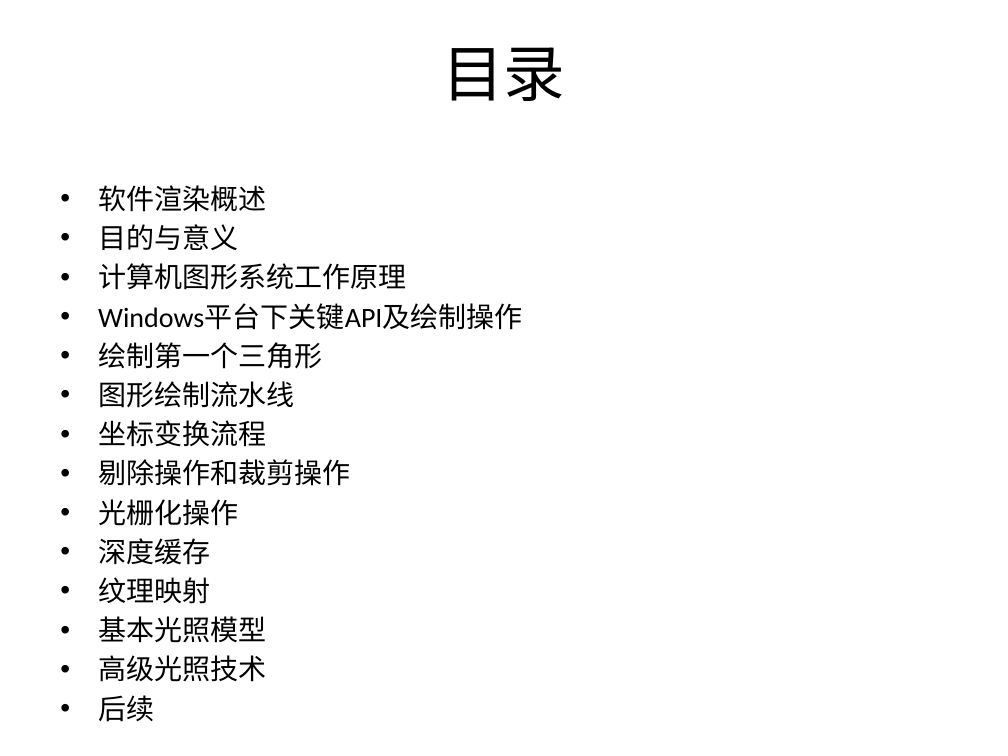
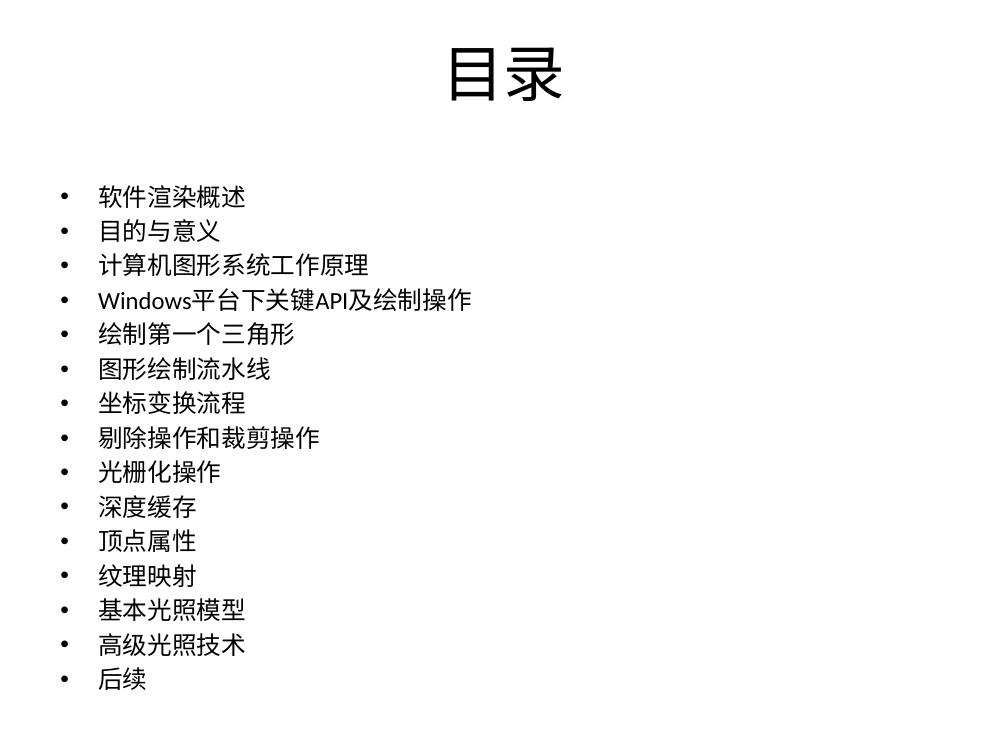
Before and after one commit to SeventhMage/MagicX, a slide deck: slide 2 of SoftEngine/doc/SoftwareRender.pptx. Drawn at 1008x756 pixels with LibreOffice and Linux fonts; fonts in the diff are those of the drawing; background and template pictures are left out. Boxes give left, top, right and bottom in pixels: in the first picture for what was removed or moved away, otherwise in the second. Text is boxed around its words. In the diff, an @@ line names an element or a change of style, - is before the commit and + after.

```diff
--- a/SoftEngine/doc/SoftwareRender.pptx
+++ b/SoftEngine/doc/SoftwareRender.pptx
@@ text at (98, 185, 472, 690): size 20 to 17.6 pt @@
@@ text at (98, 529, 197, 552): paragraph added @@
+• 顶点属性
```
Also in this commit, not shown: 4 other slides changed, 2 slides added.
